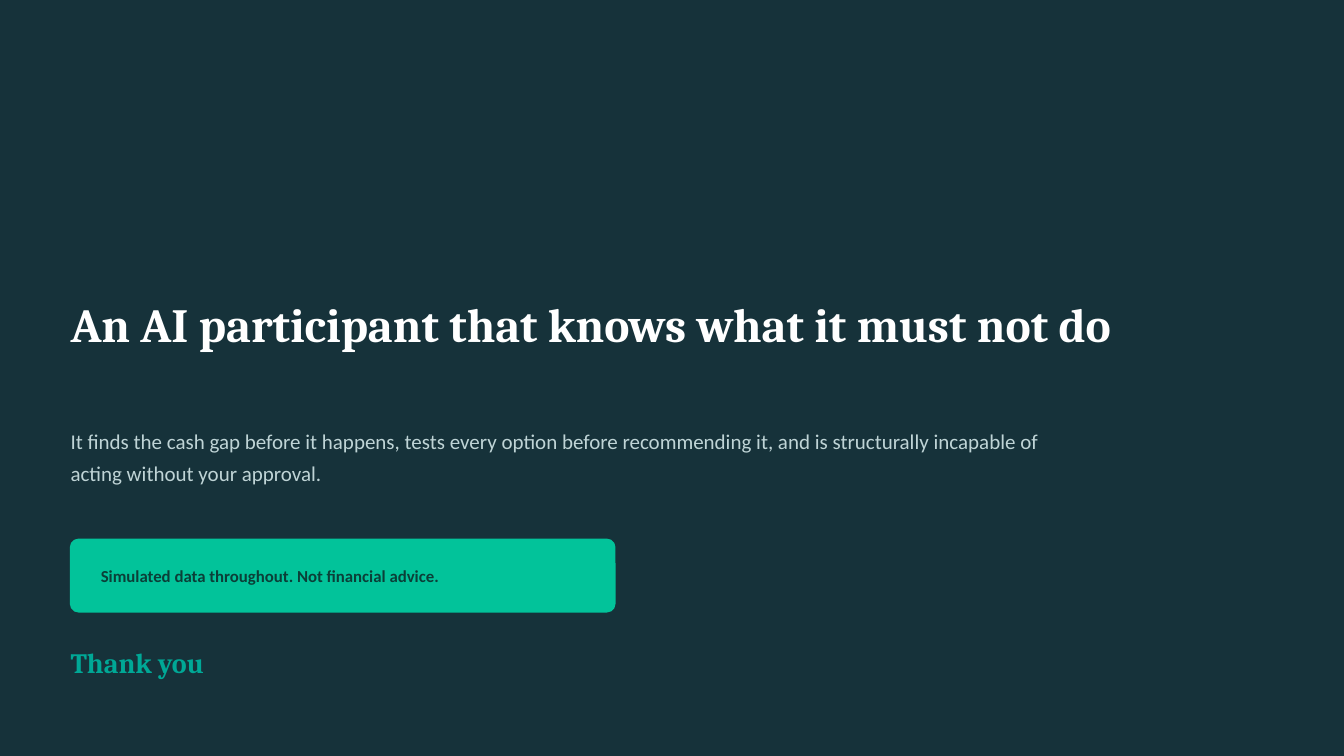
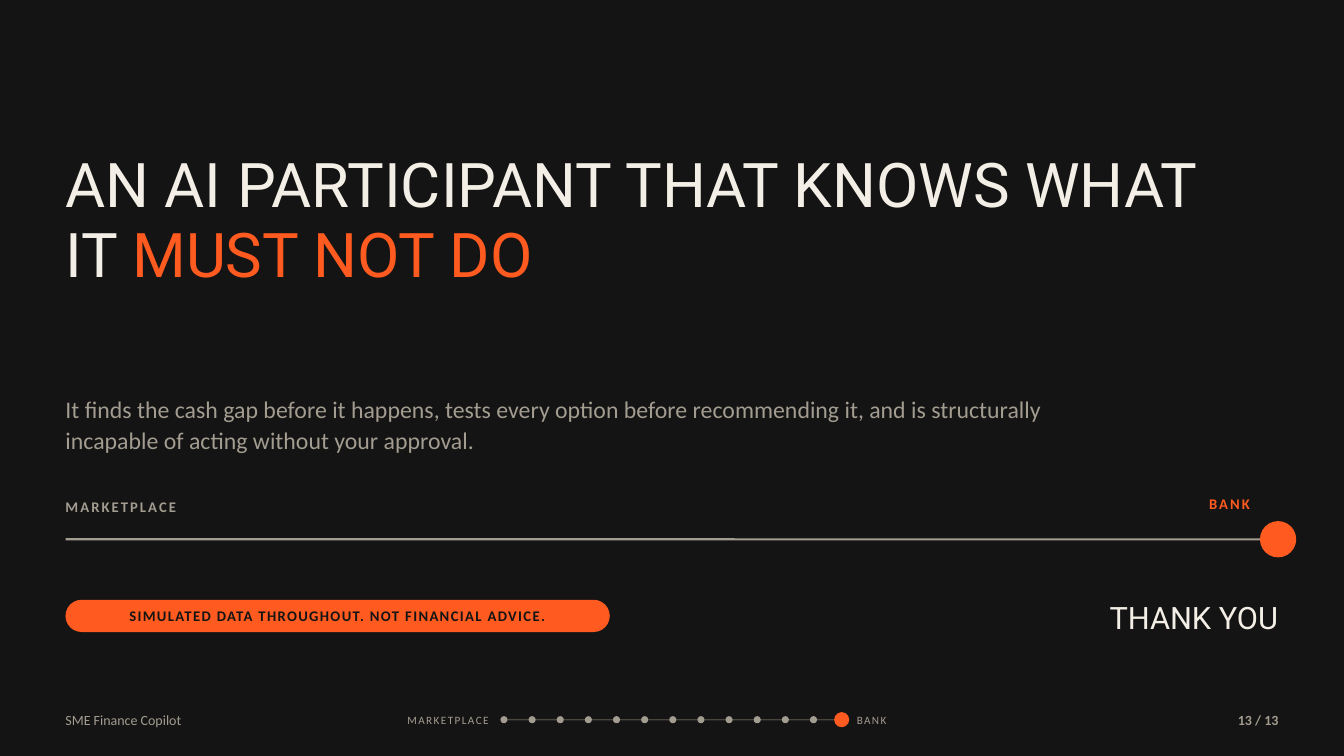
Before and after one commit to mhmdzaid012-arch/sme-finance-copilot, a slide deck: slide 13 of SME-Finance-Copilot-Pitch.pptx (slide 17 before the commit). Drawn at 1344x756 pixels with LibreOffice and Linux fonts; fonts in the diff are those of the drawing. Boxes give left, top, right and bottom in pixels: in the first picture for what was removed or moved away, otherwise in the second. Text is boxed around its words. In the diff, an @@ line names an element or a change of style, - is before the commit and + after.

```diff
--- a/SME-Finance-Copilot-Pitch.pptx
+++ b/SME-Finance-Copilot-Pitch.pptx
@@ background #16323A to #141414 @@
@@ text at box(65, 162, 1197, 278): text changed; size 34 to 44 pt; font Cambria to Roboto; text colour #FFFFFF to #F4EFE6; bold off @@
-An AI participant that knows what it must not do
+AN AI PARTICIPANT THAT KNOWS WHAT IT MUST NOT DO
@@ text "AN AI PARTICIPANT THAT KNOWS ..." at box(65, 162, 1197, 278): vertical alignment middle to top @@
@@ text "It finds the cash gap ...": place and size @@
-text "It finds the cash gap ..." at box(71, 434, 1037, 485)
+text "It finds the cash gap ..." at box(65, 401, 1040, 453)
@@ text "It finds the cash gap ..." at box(65, 401, 1040, 453): size 15 to 17 pt, text colour #BFD4D6 to #A39C90; line spacing 23pt to 1.1 @@
@@ text added at box(65, 502, 176, 512), 10.5 pt, text #A39C90, bold @@
+MARKETPLACE
@@ text added at box(1209, 499, 1250, 509), 10.5 pt, text #FF5A1F, bold @@
+BANK
@@ line added from (66, 539) to (1278, 539), #A39C90 1.5 pt @@
@@ ellipse added at box(1260, 521, 1297, 558), fill #FF5A1F @@
@@ rounded rectangle: place and size @@
-rounded rectangle at box(71, 539, 615, 612)
+rounded rectangle at box(66, 600, 610, 632)
@@ rounded rectangle at box(66, 600, 610, 632): fill #02C39A to #FF5A1F; outline #02C39A 1 pt to none; proportions changed @@
@@ text at box(129, 611, 545, 621): text changed; size 12 to 10.5 pt; text colour #0B3F38 to #141414 @@
-Simulated data throughout. Not financial advice.
+SIMULATED DATA THROUGHOUT. NOT FINANCIAL ADVICE.
@@ text at box(1110, 607, 1278, 630): text changed; size 20 to 22 pt; font Cambria to Roboto; text colour #00A896 to #F4EFE6; bold off @@
-Thank you
+THANK YOU
@@ text added at box(65, 715, 182, 727), 10 pt, text #A39C90 @@
+SME Finance Copilot
@@ text added at box(407, 717, 488, 724), 8 pt, text #A39C90 @@
+MARKETPLACE
@@ ellipse added at box(500, 717, 507, 724), fill #A39C90 @@
@@ ellipse added at box(528, 717, 535, 724), fill #A39C90 @@
@@ ellipse added at box(557, 717, 564, 724), fill #A39C90 @@
@@ ellipse added at box(585, 717, 592, 724), fill #A39C90 @@
@@ ellipse added at box(613, 717, 620, 724), fill #A39C90 @@
@@ ellipse added at box(641, 717, 648, 724), fill #A39C90 @@
@@ ellipse added at box(669, 717, 677, 724), fill #A39C90 @@
@@ ellipse added at box(698, 717, 705, 724), fill #A39C90 @@
@@ ellipse added at box(726, 717, 733, 724), fill #A39C90 @@
@@ ellipse added at box(754, 717, 761, 724), fill #A39C90 @@
@@ ellipse added at box(782, 717, 789, 724), fill #A39C90 @@
@@ ellipse added at box(811, 717, 818, 724), fill #A39C90 @@
@@ ellipse added at box(835, 713, 850, 728), fill #FF5A1F @@
@@ text added at box(857, 717, 887, 724), 8 pt, text #A39C90 @@
+BANK
@@ text added at box(1238, 716, 1278, 725), 10 pt, text #A39C90, bold @@
+13 / 13
@@ line added from (504, 720) to (842, 720), #4A463F 1 pt @@
```
Also in this commit, not shown: 15 other slides changed, 1 slide removed, 16 other files.
